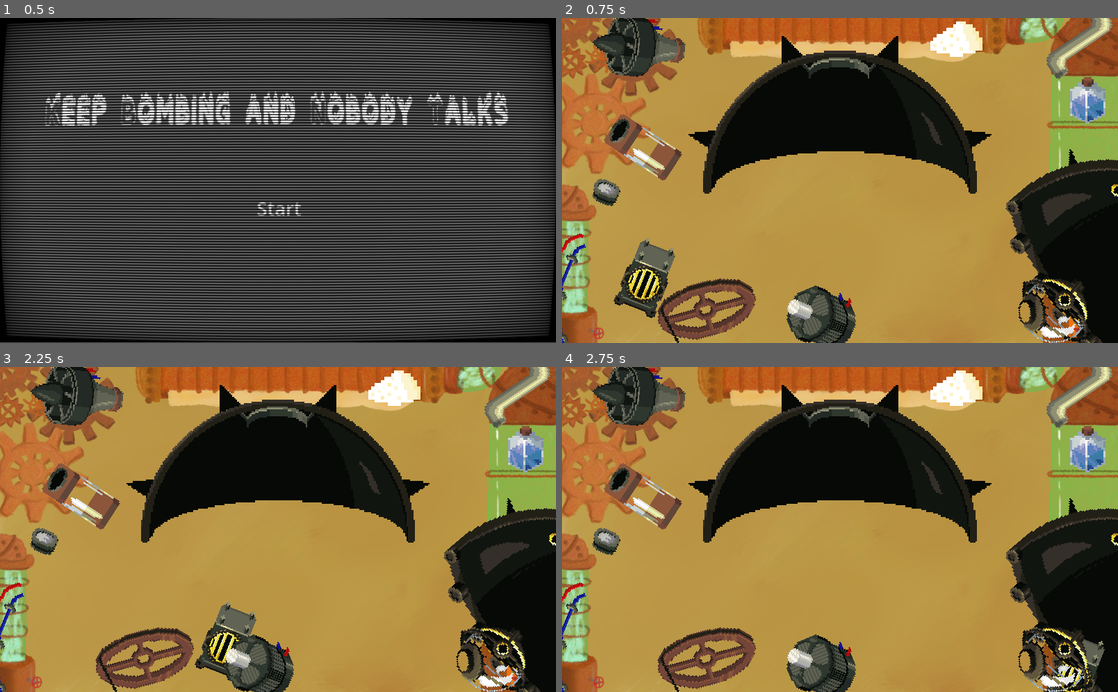
Above: before the commit, frames 1-4 (two rows, left to right).
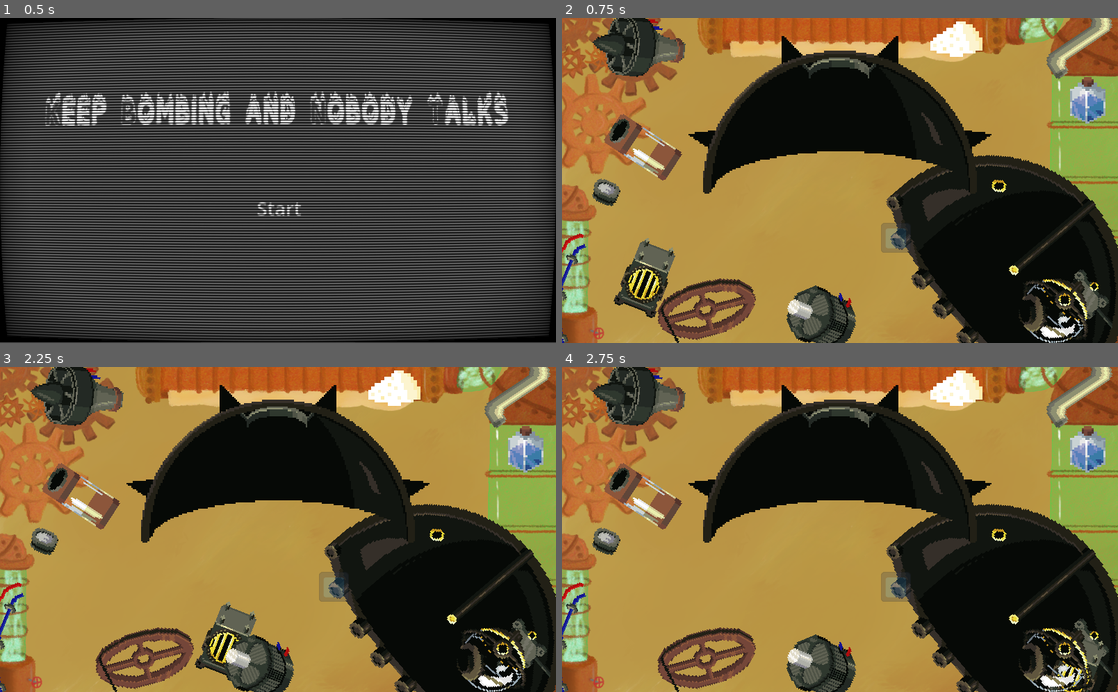
Above: after the commit, the same moments.

Repository: MarianPoirot/Gamejam-construire
Game: Godot game, scene res://Scenes/World/Opening.tscn
Same seed, same stepped clock (60 frames per second), same inputs: the game is played once before the commit and once after it. The engine's default icon, where the game draws it, is replaced by a stand-in: a white triangle on a blue panel in a dark square.
Inputs (mouse positions are in pixels of both pictures, inside the frame that each line leads up to):
- Up to frame 1 (0.5 s): no input
- Up to frame 2 (0.75 s): click "Start" at 0.5 s
- Up to frame 3 (2.25 s): tap Enter at 1.25 s; drag from (278, 461) to (517, 672) at 1.27 s; tap Space (start) at 2 s; drag from (88, 627) to (517, 672) at 2.02 s
- Up to frame 4 (2.75 s): no input

Frame 1 is identical in both runs. In frame 2, 14% of the frame differs, in the area x 57-100%, y 40-100%; in frame 3, 14%; in frame 4, 14%.

Commit message:
soudure layer 5

Diff:
--- a/Scenes/Pieces/coque_inférieure.tscn
+++ b/Scenes/Pieces/coque_inférieure.tscn
@@ -54,7 +54,7 @@
 id = 15
 
 [node name="ZoneAsouder" parent="." index="5" instance=ExtResource("4_erv1l")]
-position = Vector2(-141, 121)
+position = Vector2(-2.38419e-07, -42)
 maxSoudures = 50
 
 [connection signal="c_est_bon_c_est_soude" from="ZoneAsouder" to="." method="_on_zone_asouder_c_est_bon_c_est_soude"]
--- a/Scenes/Pieces/ferAsouder.tscn
+++ b/Scenes/Pieces/ferAsouder.tscn
@@ -1,6 +1,7 @@
-[gd_scene load_steps=4 format=3 uid="uid://bprpu8fe22nhe"]
+[gd_scene load_steps=5 format=3 uid="uid://bprpu8fe22nhe"]
 
 [ext_resource type="Script" path="res://Assets/Sprites/ferAsouder.gd" id="1_djsn8"]
+[ext_resource type="Texture2D" uid="uid://dfdr853dc81db" path="res://icon.svg" id="2_4w18d"]
 
 [sub_resource type="RectangleShape2D" id="RectangleShape2D_n1q0n"]
 
@@ -8,21 +9,25 @@
 radius = 4.12311
 
 [node name="ferAsouder" type="Area2D"]
-position = Vector2(40, 20)
-collision_layer = 2
-collision_mask = 2
+collision_layer = 16
+collision_mask = 16
 script = ExtResource("1_djsn8")
 
 [node name="CollisionShape2D" type="CollisionShape2D" parent="."]
 shape = SubResource("RectangleShape2D_n1q0n")
 
 [node name="WeldingArea" type="Area2D" parent="."]
-collision_layer = 2
-collision_mask = 2
+collision_layer = 16
+collision_mask = 16
 
 [node name="WeldingCollision" type="CollisionShape2D" parent="WeldingArea"]
 position = Vector2(-10, -10)
 shape = SubResource("CircleShape2D_p7t5b")
 debug_color = Color(0.741176, 0, 0.462745, 0.419608)
 
+[node name="Icon" type="Sprite2D" parent="."]
+modulate = Color(1, 1, 1, 0.270588)
+scale = Vector2(0.144531, 0.144531)
+texture = ExtResource("2_4w18d")
+
 [connection signal="input_event" from="." to="." method="_on_input_event"]
--- a/Scenes/Pieces/zoneAsouder.tscn
+++ b/Scenes/Pieces/zoneAsouder.tscn
@@ -1,16 +1,18 @@
-[gd_scene load_steps=2 format=3 uid="uid://bna53aaw6urio"]
+[gd_scene load_steps=3 format=3 uid="uid://bna53aaw6urio"]
 
 [ext_resource type="Script" path="res://Scripts/Pieces/zoneAsouder.gd" id="1_byli2"]
 
+[sub_resource type="RectangleShape2D" id="RectangleShape2D_vhnqk"]
+resource_local_to_scene = true
+size = Vector2(13.75, 1.75)
+
 [node name="ZoneAsouder" type="Area2D"]
-position = Vector2(232, 176)
 scale = Vector2(10, 10)
-collision_layer = 2
-collision_mask = 2
+collision_layer = 16
+collision_mask = 16
 script = ExtResource("1_byli2")
 
-[node name="zone" type="CollisionPolygon2D" parent="."]
-polygon = PackedVector2Array(1.6, -10.5, 6, -9, 17, 3, 20.1, 5.1, 17, 7.1, 12, 3, 6, -5, 0.199999, -7.8)
-metadata/_edit_lock_ = true
-
-[connection signal="input_event" from="." to="." method="_on_input_event"]
+[node name="zone" type="CollisionShape2D" parent="."]
+position = Vector2(0, -1.77636e-15)
+scale = Vector2(1, 1)
+shape = SubResource("RectangleShape2D_vhnqk")
--- a/Scenes/World/Main.tscn
+++ b/Scenes/World/Main.tscn
@@ -26,7 +26,7 @@
 texture = ExtResource("2_kno67")
 
 [node name="Coque_inf" parent="." instance=ExtResource("3_k3jia")]
-position = Vector2(1064, 464)
+position = Vector2(844, 456)
 scale = Vector2(3, 3)
 
 [node name="Coque_sup" parent="." instance=ExtResource("4_ccyxp")]
--- a/Scripts/Pieces/zoneAsouder.gd
+++ b/Scripts/Pieces/zoneAsouder.gd
@@ -4,6 +4,7 @@
 
 @export var maxSoudures := 10
 var weldCounter :=0
+
 @export var weldSpeed := 0.5
 var nbSoudures : int
 var completed := false
@@ -36,7 +37,3 @@
 	if nbSoudures >= maxSoudures :
 		emit_signal("c_est_bon_c_est_soude")
 		completed = true
-
-
-func _on_input_event(viewport, event, shape_idx):
-	pass # Replace with function body.
--- a/project.godot
+++ b/project.godot
@@ -64,3 +64,4 @@
 2d_physics/layer_2="drag&drop"
 2d_physics/layer_3="entonoire"
 2d_physics/layer_4="liquides"
+2d_physics/layer_5="soudure"
Not shown: 2 places in Scenes/World/Main.tscn that only renumber resources
